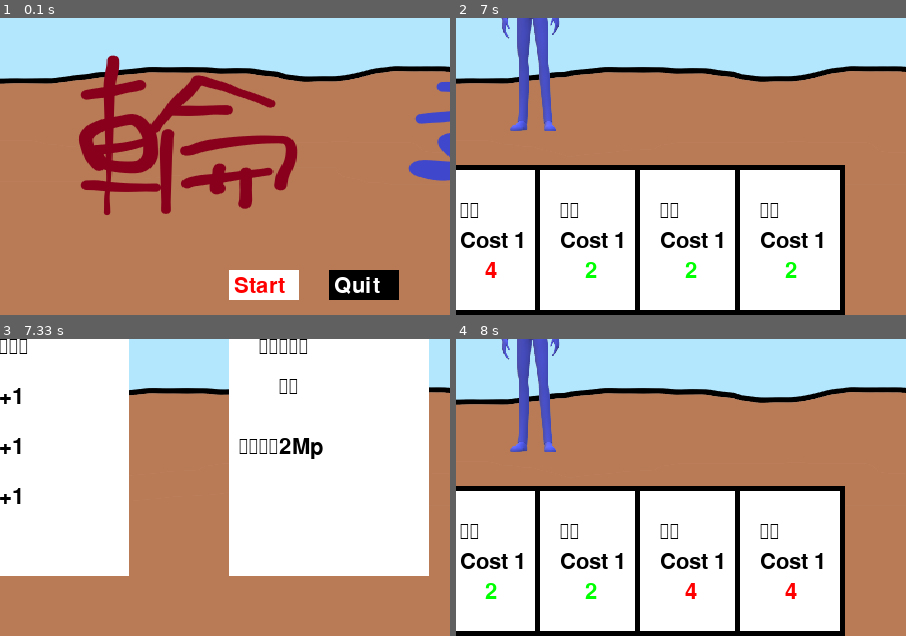
Above: before the commit, frames 1-4 (two rows, left to right).
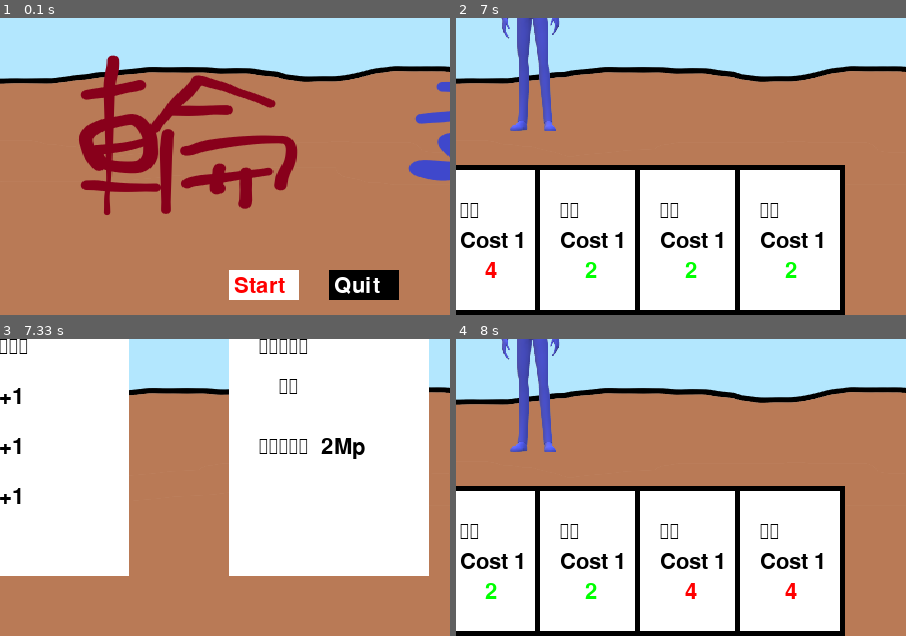
Above: after the commit, the same moments.

Repository: razersword21/pygame-card
Game: pygame game, started from main.py
The game is run twice, just before and just after one commit, with the same random seed, the same clock (stepped at 60 frames per second) and the same inputs.
Inputs (mouse positions are % of the whole screen's width and height, from its top left):
- Up to frame 1 (0.1 s): no input
- Up to frame 2 (7 s): press the mouse at (43, 95) at 0.37 s; move the mouse to (44, 58) at 0.47 s; release the mouse at (46, 22) at 0.6 s; press the mouse at (89, 95) at 0.7 s; move the mouse to (73, 83) at 0.8 s; release the mouse at (58, 71) at 0.93 s; click (37, 56) at 1.05 s; press the mouse at (89, 95) at 1.37 s; move the mouse to (53, 67) at 1.47 s; release the mouse at (16, 40) at 1.6 s; press the mouse at (95, 5) at 1.7 s; move the mouse to (54, 26) at 1.8 s; release the mouse at (13, 47) at 1.93 s; press the mouse at (43, 95) at 2.03 s; move the mouse to (60, 90) at 2.13 s; release the mouse at (78, 86) at 2.27 s; click (57, 88) at 2.38 s; click (41, 17) at 2.72 s; click (36, 29) at 3.05 s; press the mouse at (95, 5) at 3.37 s; move the mouse to (78, 31) at 3.47 s; release the mouse at (62, 58) at 3.6 s; press the mouse at (43, 95) at 3.7 s; move the mouse to (31, 58) at 3.8 s; release the mouse at (19, 22) at 3.93 s; click (46, 36) at 4.05 s; click (53, 68) at 4.38 s; press the mouse at (89, 95) at 4.7 s; move the mouse to (75, 91) at 4.8 s; release the mouse at (61, 87) at 4.93 s; press the mouse at (89, 95) at 5.03 s; move the mouse to (52, 90) at 5.13 s; release the mouse at (14, 85) at 5.27 s; click (21, 71) at 5.38 s; click (30, 42) at 5.72 s; click (17, 86) at 6.05 s; click "Next Turn" at 6.38 s; click (14, 75) at 6.72 s
- Up to frame 3 (7.33 s): click (13, 47) at 7.05 s
- Up to frame 4 (8 s): click (43, 80) at 7.38 s; click (38, 36) at 7.72 s
The pictures show only the part of the screen within x 13-63%, y 50-100%; the shares and areas given below are measured in that part.

Frames 1-2 are identical in both runs. In frame 3, 0.8% of the frame differs, in the area x 53-82%, y 33-41%; in frame 4, nothing differs.

Commit message:
updata v1

Diff:
--- a/choose.py
+++ b/choose.py
@@ -66,7 +66,7 @@
                 card_text1 = font_list[0].render(op.name, True, BLACK)
                 win.blit(card_text1, (start_x[i], 340))
                 card_text2 = font_list[0].render(op.special, True, BLACK)
-                win.blit(card_text2, (start_x[i]-40, 400))
+                win.blit(card_text2, (start_x[i]-20, 400))
                 chose_option.append('card')
 
         for event in pygame.event.get():
--- a/params.py
+++ b/params.py
@@ -6,13 +6,13 @@
 BLACK = (0,0,0)
 
 class Special_card():
-    fire_card = Card(-1,'燃燒','fire',1,2,0,2,'每回合燒敵人2hp\n 持續2回合')
-    return_card = Card(-1,'重抽','return',1,0,0,0,'重新抽5張手牌')
+    fire_card = Card(-1,'燃燒','fire',1,2,0,2,'每回合燒\n 敵人2hp\n 持續2回合')
+    return_card = Card(-1,'重抽','return',1,0,0,0,'重新抽\n  5張手牌')
     drop_card = Card(-1,"抽兩張",'drop',1,0,0,0,'多抽兩張')
-    turtle_card = Card(-1,'烏龜','turtle',1,0,0,1,'成為烏龜\n 防禦+2\n 治癒+2\n 傷害-2')
+    turtle_card = Card(-1,'龜化','turtle',1,0,0,1,'成為烏龜\n 防禦+2\n 治癒+2\n 傷害-2')
     knife_card = Card(-1,'小刀*2','knife',1,0,0,0,'生成2張\n   小刀')
     Vampire_card = Card(-1,'壓榨','vampire',2,3,0,0,'造成3傷害\n 治癒自身3hp')
-    magic_card = Card(-1,'吸魔','absorb',2,2,0,0,'吸取對方2Mp')
+    magic_card = Card(-1,'吸魔','absorb',2,2,0,0,'吸取對方\n  2Mp')
     normal_deck = [Vampire_card,magic_card,drop_card,fire_card,return_card,knife_card,turtle_card] #
 
     guard_card = Card(-1,'神聖之盾','guard',2,0,2,0,'獲得自身防禦增強\n 2倍的盾')
